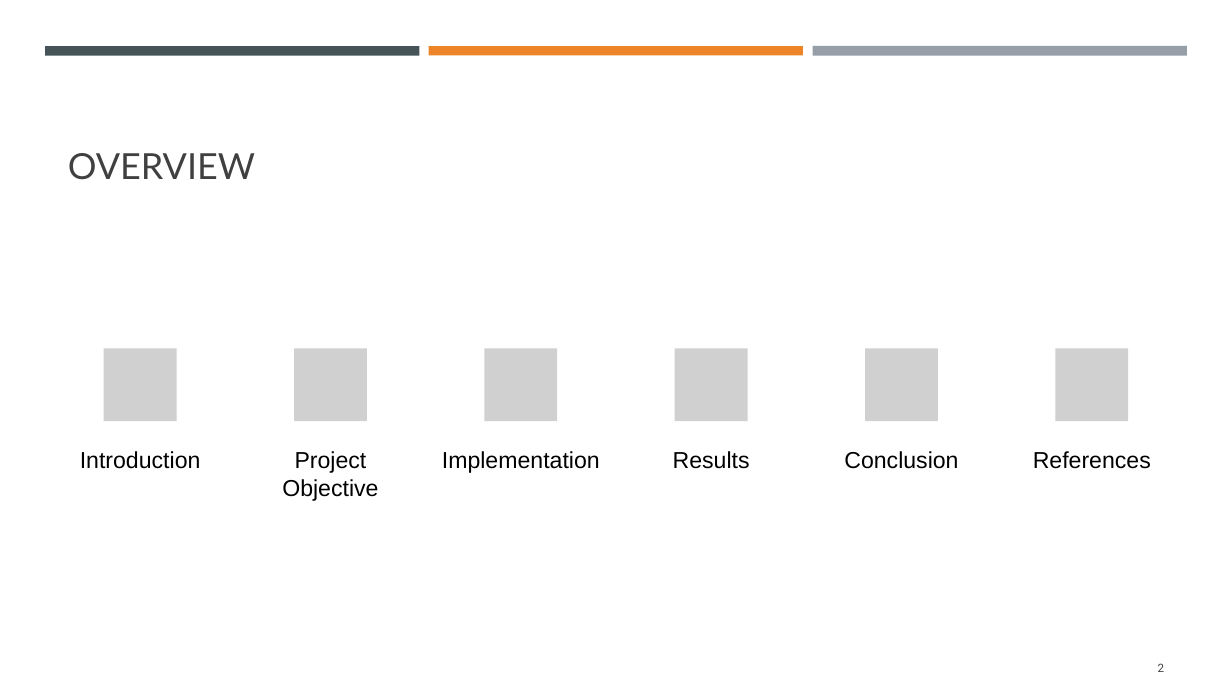
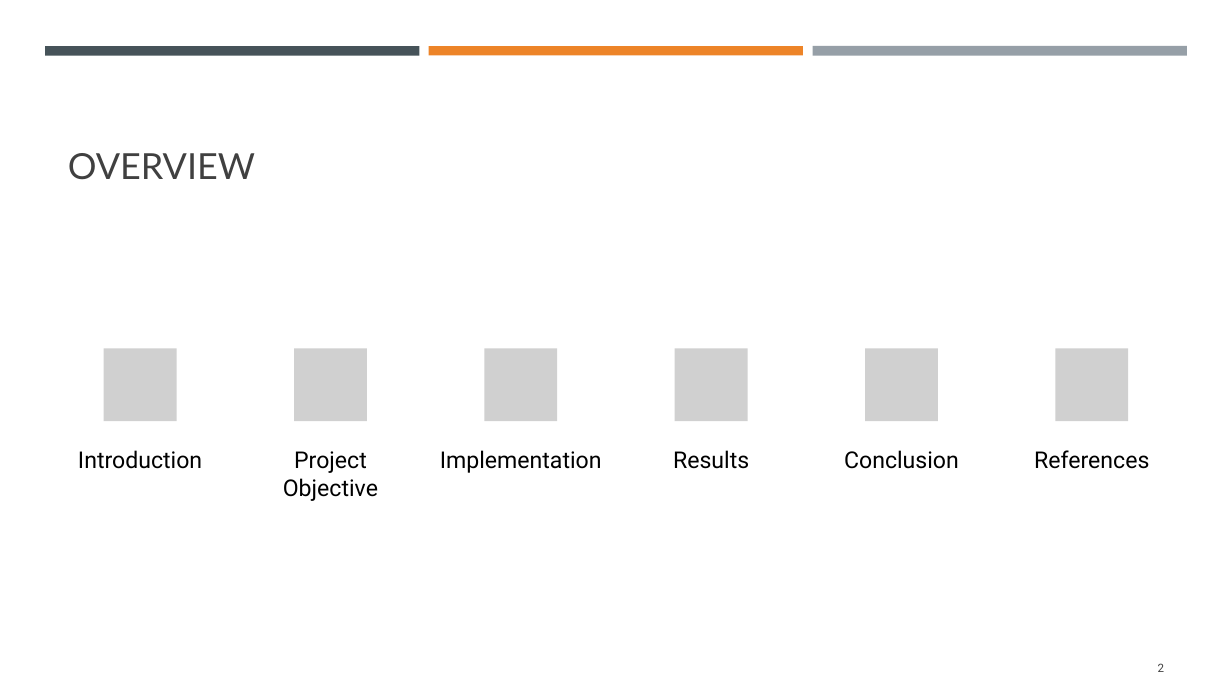
Before and after one commit to mahbubur-r/neocortexapi, a slide deck: slide 2 of source/MySEProject/Documentation/ML2324-8 Implement Anomaly Detection Sample.pptx. Drawn at 1232x693 pixels with LibreOffice and Linux fonts; fonts in the diff are those of the drawing; grey boxes stand for pictures. Boxes give left, top, right and bottom in pixels: in the first picture for what was removed or moved away, otherwise in the second. Text is boxed around its words. In the diff, an @@ line names an element or a change of style, - is before the commit and + after.

Commit message:
slight changes on project doc

```diff
--- a/source/MySEProject/Documentation/ML2324-8 Implement Anomaly Detection Sample.pptx
+++ b/source/MySEProject/Documentation/ML2324-8 Implement Anomaly Detection Sample.pptx
@@ font Arial to Roboto in 6 elements at box(78, 450, 202, 469), box(283, 451, 378, 501), box(440, 450, 602, 473), box(673, 450, 749, 469), box(844, 450, 959, 469), box(1034, 450, 1149, 469) @@
```
Also in this commit, not shown: 6 other slides changed, 1 slide added, 1 slide removed, 1 other file.
